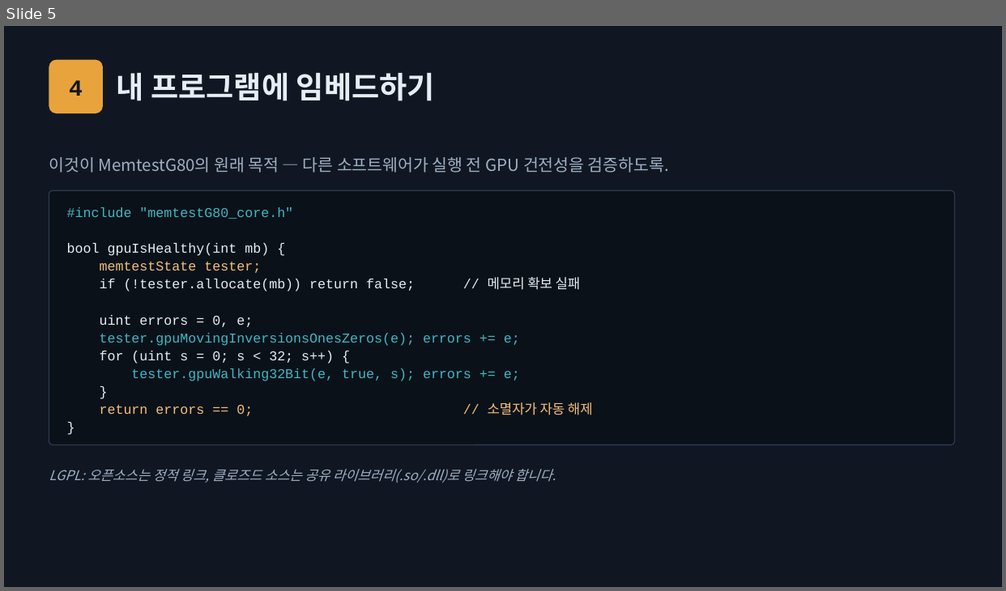
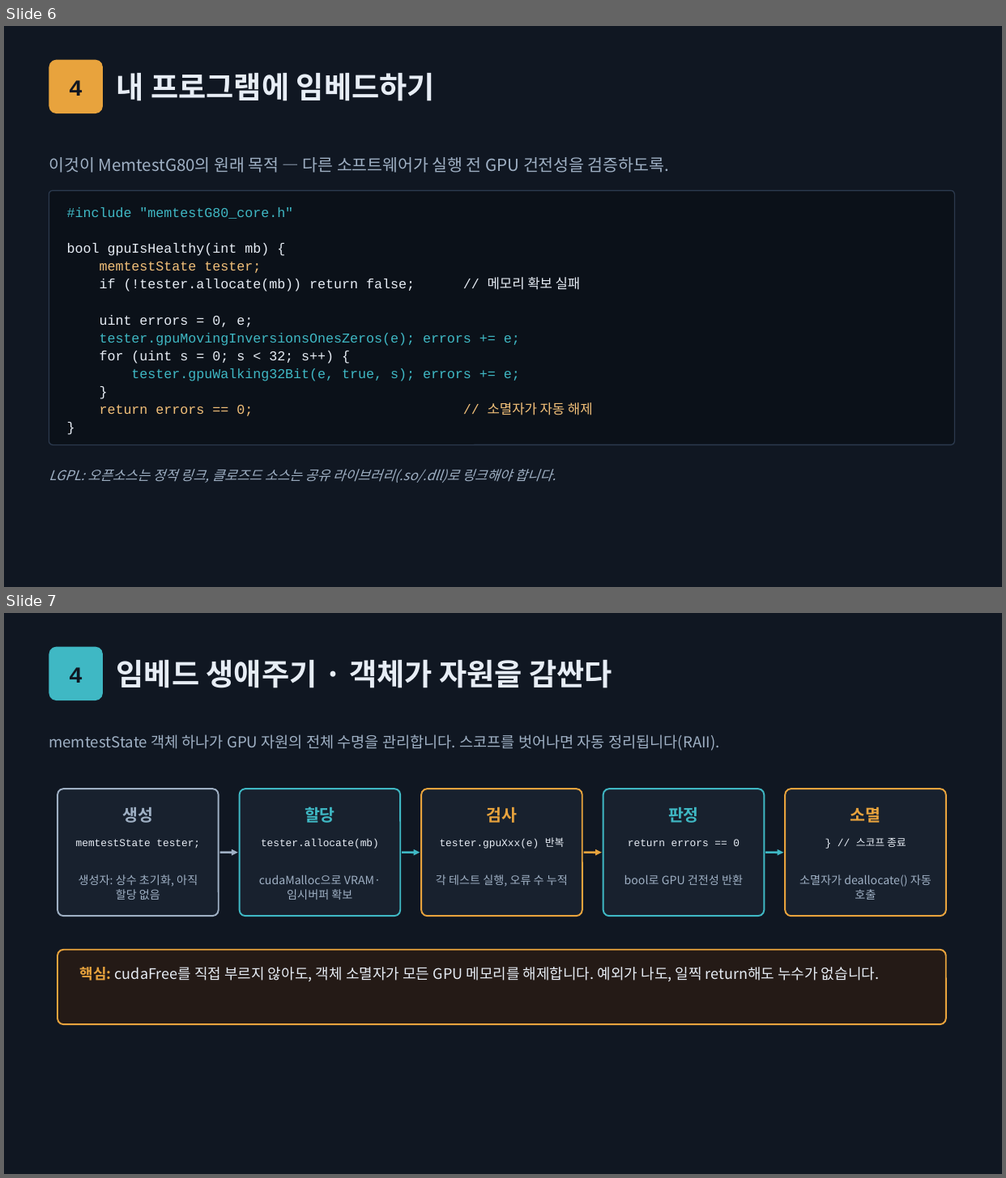
Before and after one commit to chorus96/memtestG80, a slide deck: docs/seminar/slides/세션5_객체지향API_라이브러리_캡스톤.pptx. Shown one above the other, each under a label of ours: slide 5 before the commit, slides 6 and 7 after it. The pictures are 1006x591 and 1006x1178 pixels, drawn with LibreOffice and Linux fonts; fonts in the diff are those of the drawing. Boxes give left, top, right and bottom in pixels: in the first picture for what was removed or moved away, otherwise in the second. Text is boxed around its words. In the diff, an @@ line names an element or a change of style, - is before the commit and + after.

```diff
--- a/docs/seminar/slides/세션5_객체지향API_라이브러리_캡스톤.pptx
+++ b/docs/seminar/slides/세션5_객체지향API_라이브러리_캡스톤.pptx
@@ slide 7 added at [4, 613, 1002, 1174], background #101722 @@
@@ rounded rectangle added at [49, 647, 103, 700], fill #3FB8C4, 22 pt, text #101722, bold @@
+4
@@ text added at [117, 659, 612, 688], 29 pt, text #E7EDF5, bold @@
+임베드 생애주기 · 객체가 자원을 감싼다
@@ text added at [49, 735, 720, 751], 14.5 pt, text #9FB0C4 @@
+memtestState 객체 하나가 GPU 자원의 전체 수명을 관리합니다. 스코프를 벗어나면 자동 정리됩니다(RAII).
@@ rounded rectangle added at [57, 789, 218, 916], fill #18212E, outline #9FB0C4 1.5 pt @@
@@ rounded rectangle added at [240, 789, 401, 916], fill #18212E, outline #3FB8C4 1.5 pt @@
@@ text added at [305, 807, 335, 823], 16 pt, text #3FB8C4, bold @@
+할당
@@ rounded rectangle added at [422, 789, 582, 916], fill #18212E, outline #E8A33D 1.5 pt @@
@@ rounded rectangle added at [603, 789, 765, 916], fill #18212E, outline #3FB8C4 1.5 pt @@
@@ rounded rectangle added at [786, 789, 947, 916], fill #18212E, outline #E8A33D 1.5 pt @@
@@ text added at [123, 807, 154, 823], 16 pt, text #9FB0C4, bold @@
+생성
@@ text added at [487, 807, 518, 823], 16 pt, text #E8A33D, bold @@
+검사
@@ text added at [668, 807, 699, 823], 16 pt, text #3FB8C4, bold @@
+판정
@@ text added at [850, 807, 881, 823], 16 pt, text #E8A33D, bold @@
+소멸
@@ text added at [76, 839, 200, 848], 10 pt, text #E7EDF5 @@
+memtestState tester;
@@ arrow added from (219, 853) to (237, 853), #9FB0C4 2 pt @@
@@ text added at [261, 838, 379, 849], 10 pt, text #E7EDF5 @@
+tester.allocate(mb)
@@ arrow added from (403, 853) to (420, 853), #3FB8C4 2 pt @@
@@ text added at [440, 837, 565, 849], 10 pt, text #E7EDF5 @@
+tester.gpuXxx(e) 반복
@@ arrow added from (584, 853) to (602, 853), #E8A33D 2 pt @@
@@ text added at [628, 839, 739, 846], 10 pt, text #E7EDF5 @@
+return errors == 0
@@ arrow added from (766, 853) to (783, 853), #3FB8C4 2 pt @@
@@ text added at [856, 838, 906, 847], 10 pt, text #E7EDF5 @@
+} // 스코프 종료
@@ text added at [79, 875, 198, 900], 11 pt, text #9FB0C4 @@
+생성자: 상수 초기화, 아직 할당 없음
@@ text added at [259, 875, 381, 900], 11 pt, text #9FB0C4 @@
+cudaMalloc으로 VRAM·임시버퍼 확보
@@ text added at [436, 875, 568, 887], 11 pt, text #9FB0C4 @@
+각 테스트 실행, 오류 수 누적
@@ text added at [624, 875, 743, 885], 11 pt, text #9FB0C4 @@
+bool로 GPU 건전성 반환
@@ text added at [799, 875, 931, 900], 11 pt, text #9FB0C4 @@
+소멸자가 deallocate() 자동 호출
@@ rounded rectangle added at [57, 950, 946, 1024], fill #241A16, outline #E8A33D 1.5 pt @@
@@ text added at [80, 967, 879, 982], 14 pt, text #E7EDF5 @@
+핵심: cudaFree를 직접 부르지 않아도, 객체 소멸자가 모든 GPU 메모리를 해제합니다. 예외가 나도, 일찍 return해도 누수가 없습니다.
@@ what was slide 5 is now slide 6 @@
```
Also in this commit, not shown: 1 other slide added, 13 other files.
